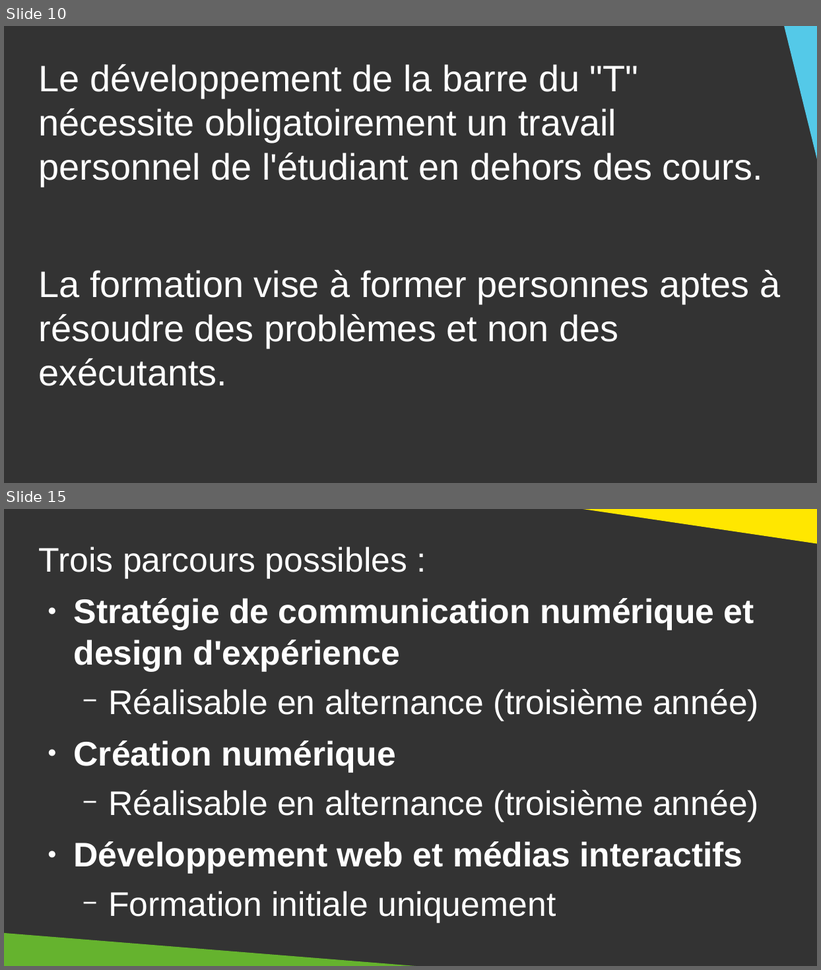
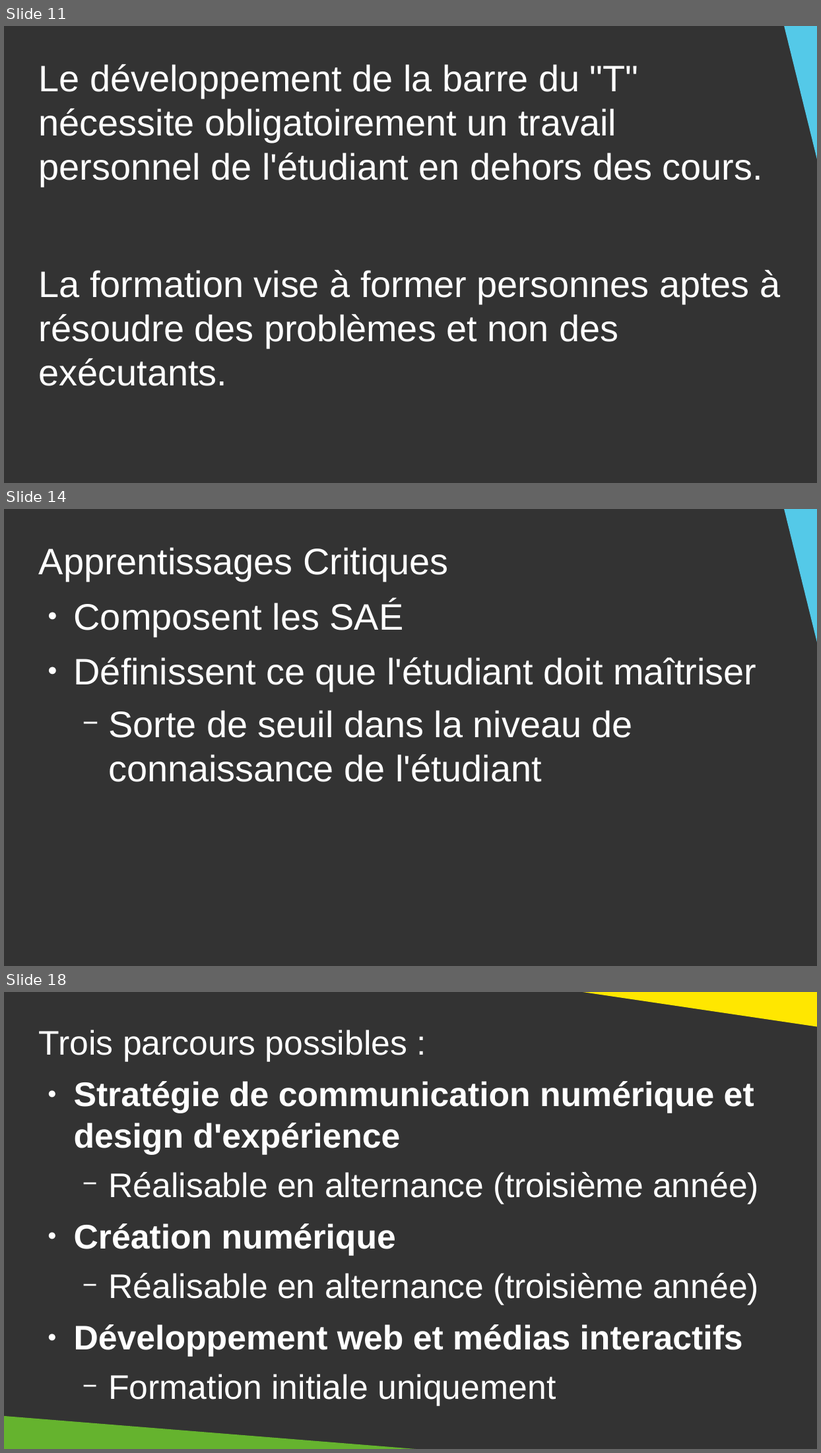
Before and after one commit to DanYellow/cours, a slide deck: presentation-formation-mmi/presentation.odp. Shown one above the other, each under a label of ours: slides 10 and 15 before the commit, slides 11, 14 and 18 after it; the slides between them are not shown. The pictures are 821x970 and 821x1453 pixels, drawn with LibreOffice and Linux fonts; fonts in the diff are those of the drawing. Boxes give left, top, right and bottom in pixels: in the first picture for what was removed or moved away, otherwise in the second. Text is boxed around its words. In the diff, an @@ line names an element or a change of style, - is before the commit and + after.

```diff
--- a/presentation-formation-mmi/presentation.odp
+++ b/presentation-formation-mmi/presentation.odp
@@ slide 14 added at bbox=[4, 509, 817, 966], background #333333 @@
@@ right triangle added at bbox=[783, 509, 817, 666], fill #54C9E8 @@
@@ text added at bbox=[39, 547, 756, 782], 36 pt, text #FFFFFF @@
+Apprentissages Critiques
+● Composent les SAÉ
+● Définissent ce que l'étudiant doit maîtriser
+  − Sorte de seuil dans la niveau de connaissance de l'étudiant
@@ what was slide 10 is now slide 11 @@
@@ what was slide 15 is now slide 18 @@
```
Also in this commit, not shown: 10 slides changed, 3 other slides added, 7 other files.
